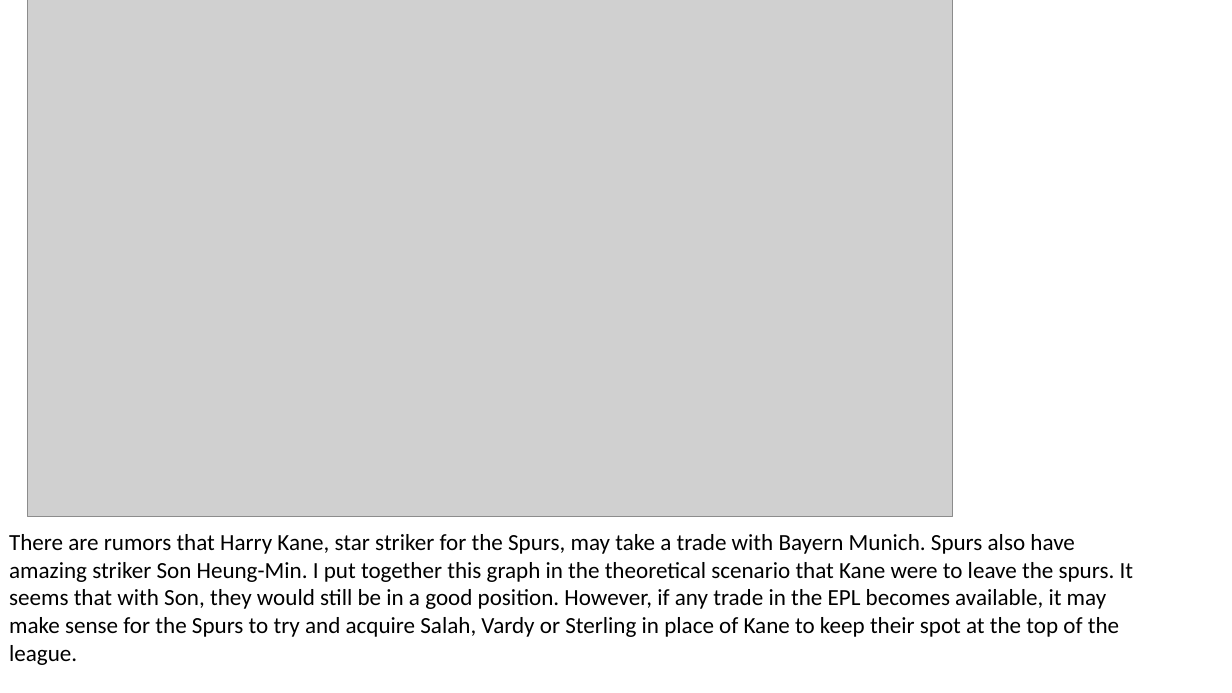
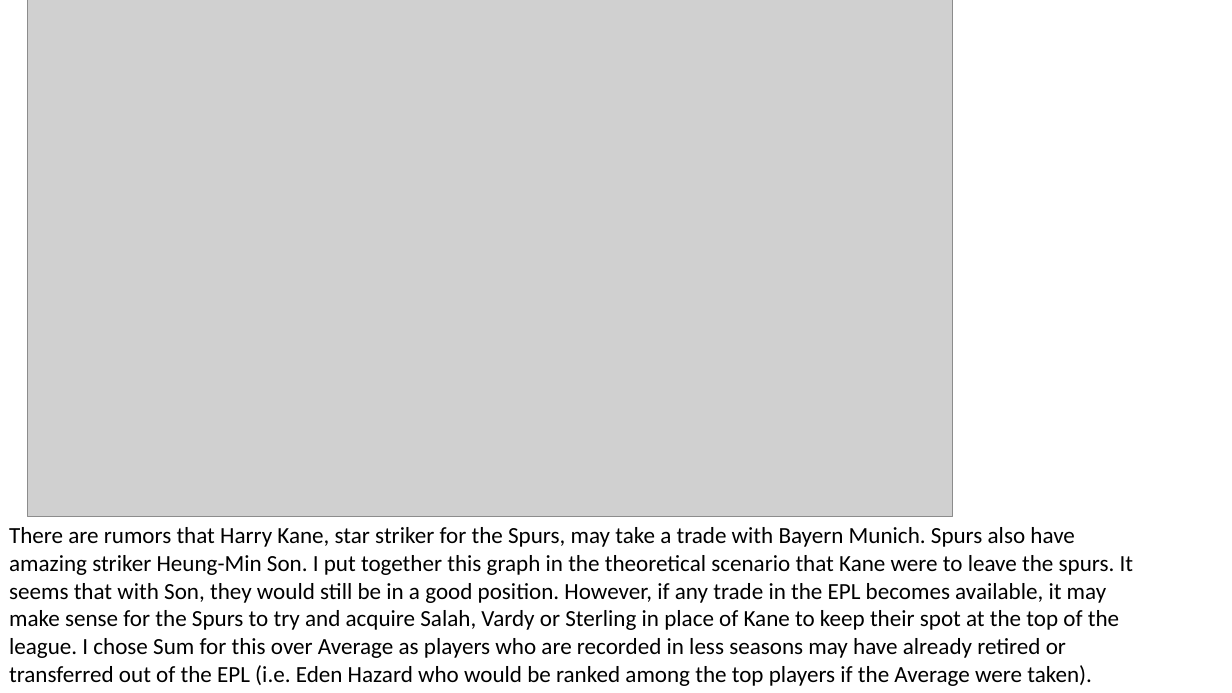
Before and after one commit to jdrodge2/epl_players, a slide deck: slide 2 of Visualizations/Visuals_screen_captures.pptx. Drawn at 1232x693 pixels with LibreOffice and Linux fonts; fonts in the diff are those of the drawing; grey boxes stand for pictures. Boxes give left, top, right and bottom in pixels: in the first picture for what was removed or moved away, otherwise in the second. Text is boxed around its words. In the diff, an @@ line names an element or a change of style, - is before the commit and + after.

```diff
--- a/Visualizations/Visuals_screen_captures.pptx
+++ b/Visualizations/Visuals_screen_captures.pptx
@@ text at box(9, 527, 1134, 686): text changed @@
-There are rumors that Harry Kane, star striker for the Spurs, may take a trade with Bayern Munich. Spurs also have amazing striker Son Heung-Min. I put together this graph in the theoretical scenario that Kane were to leave the spurs. It seems that with Son, they would still be in a good position. However, if any trade in the EPL becomes available, it may make sense for the Spurs to try and acquire Salah, Vardy or Sterling in place of Kane to keep their spot at the top of the league.
+There are rumors that Harry Kane, star striker for the Spurs, may take a trade with Bayern Munich. Spurs also have amazing striker Heung-Min Son. I put together this graph in the theoretical scenario that Kane were to leave the spurs. It seems that with Son, they would still be in a good position. However, if any trade in the EPL becomes available, it may make sense for the Spurs to try and acquire Salah, Vardy or Sterling in place of Kane to keep their spot at the top of the league. I chose Sum for this over Average as players who are recorded in less seasons may have already retired or transferred out of the EPL (i.e. Eden Hazard who would be ranked among the top players if the Average were taken).
```
Also in this commit, not shown: 1 other file.
